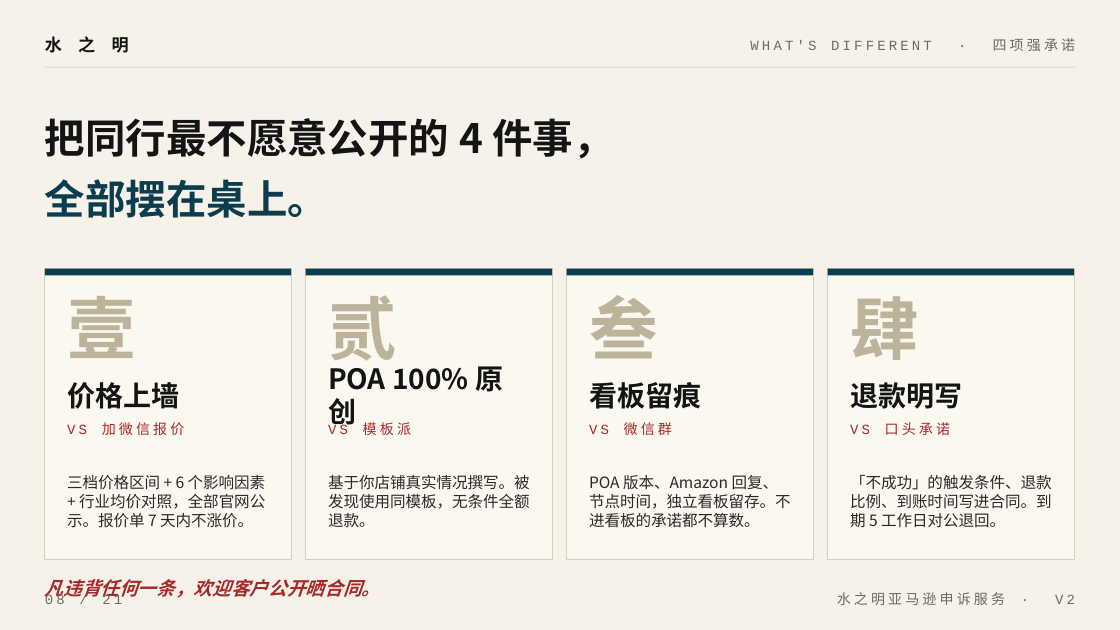
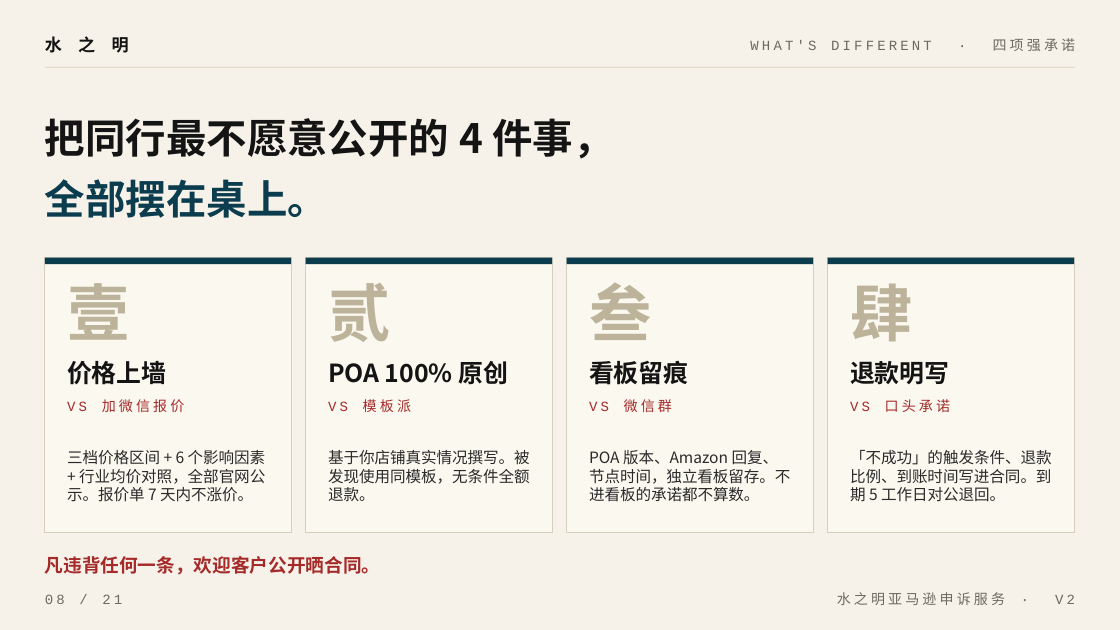
Before and after one commit to chenfei125/shuizhiming-site1, a slide deck: slide 8 of 水之明销售介绍.pptx. Drawn at 1120x630 pixels with LibreOffice and Linux fonts; fonts in the diff are those of the drawing. Boxes give left, top, right and bottom in pixels: in the first picture for what was removed or moved away, otherwise in the second. Text is boxed around its words. In the diff, an @@ line names an element or a change of style, - is before the commit and + after.

```diff
--- a/水之明销售介绍.pptx
+++ b/水之明销售介绍.pptx
@@ rectangle: place and size @@
-rectangle at [45, 269, 291, 560]
+rectangle at [45, 258, 291, 532]
@@ rectangle: place and size @@
-rectangle at [306, 269, 552, 560]
+rectangle at [306, 258, 552, 532]
@@ 4 rectangles: place and size @@
-4 rectangles at [45, 269, 1074, 276]
+4 rectangles at [45, 258, 1074, 264]
@@ rectangle: place and size @@
-rectangle at [567, 269, 813, 560]
+rectangle at [567, 258, 813, 532]
@@ rectangle: place and size @@
-rectangle at [828, 269, 1074, 560]
+rectangle at [828, 258, 1074, 532]
@@ text "壹": place and size @@
-text "壹" at [67, 296, 135, 358]
+text "壹" at [67, 283, 129, 340]
@@ text "贰": place and size @@
-text "贰" at [328, 296, 396, 372]
+text "贰" at [328, 283, 390, 342]
@@ text "叁": place and size @@
-text "叁" at [589, 295, 657, 359]
+text "叁" at [589, 282, 651, 340]
@@ size 44 to 40 pt in 4 elements at [67, 283, 129, 340], [328, 283, 390, 342], [589, 282, 651, 340], [850, 283, 912, 342] @@
@@ text "肆": place and size @@
-text "肆" at [850, 296, 918, 360]
+text "肆" at [850, 283, 912, 342]
@@ size 18 to 16 pt in 4 elements at [67, 361, 166, 385], [328, 361, 509, 385], [589, 361, 688, 385], [850, 361, 949, 385] @@
@@ text "三档价格区间 + 6 个影响因素 + ...": place and size @@
-text "三档价格区间 + 6 个影响因素 + ..." at [67, 475, 266, 528]
+text "三档价格区间 + 6 个影响因素 + ..." at [67, 450, 266, 502]
@@ text "基于你店铺真实情况撰写。被发现使用同模板，无条件全额退款。": place and size @@
-text "基于你店铺真实情况撰写。被发现使用同模板，无条件全额退款。" at [328, 475, 530, 528]
+text "基于你店铺真实情况撰写。被发现使用同模板，无条件全额退款。" at [328, 450, 530, 502]
@@ text "POA 版本、Amazon 回复、节点时间，独立看板留存。不进看板的承诺都不算数。": place and size @@
-text "POA 版本、Amazon 回复、节点时间，独立看板留存。不进看板的承诺都不算数。" at [589, 475, 791, 528]
+text "POA 版本、Amazon 回复、节点时间，独立看板留存。不进看板的承诺都不算数。" at [589, 450, 790, 502]
@@ text "「不成功」的触发条件、退款比例、到账时间写进合同。到期 5 工作日对公退回。": place and size @@
-text "「不成功」的触发条件、退款比例、到账时间写进合同。到期 5 工作日对公退回。" at [850, 475, 1052, 528]
+text "「不成功」的触发条件、退款比例、到账时间写进合同。到期 5 工作日对公退回。" at [850, 450, 1052, 502]
@@ 8 texts: place and size @@
-8 texts at [45, 382, 962, 601]
+8 texts at [45, 361, 950, 575]
@@ text "凡违背任何一条，欢迎客户公开晒合同。" at [45, 556, 381, 575]: italic off @@
```
Also in this commit, not shown: 9 other slides changed, 1 other file.
